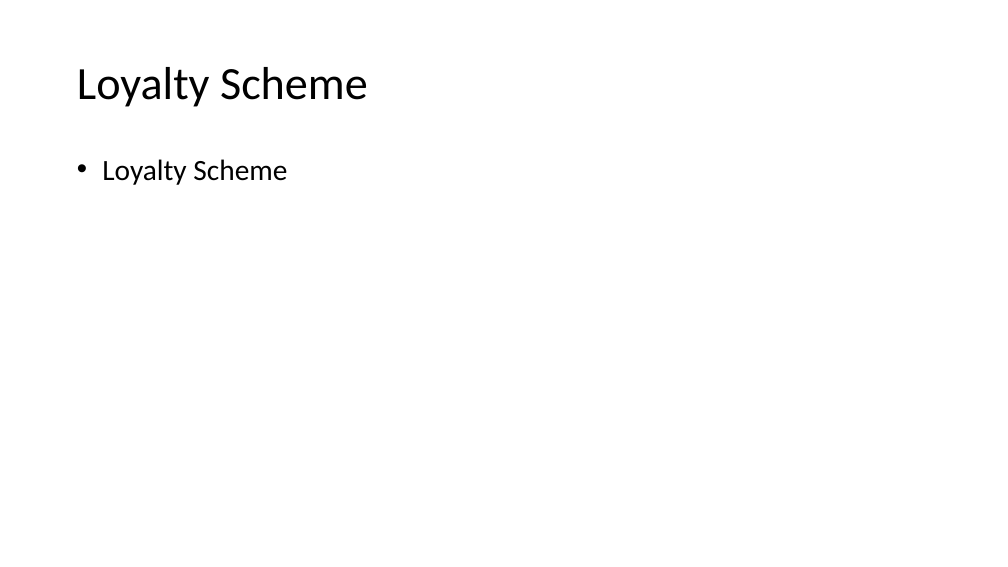
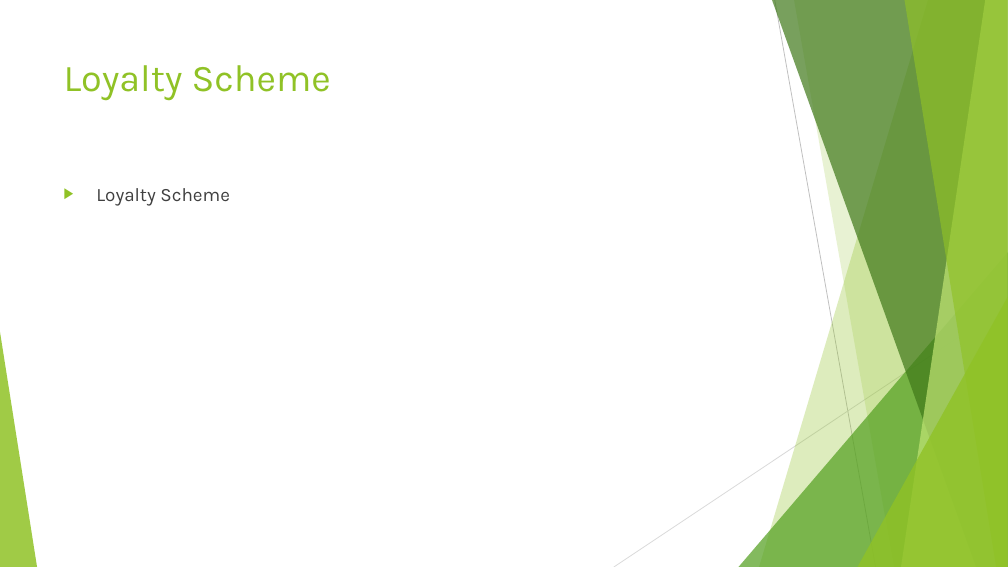
Before and after one commit to ASA786/supermarket_app, a slide deck: slide 4 of Team Project/Presentation.pptx. Drawn at 1008x567 pixels with LibreOffice and Linux fonts; fonts in the diff are those of the drawing. Boxes give left, top, right and bottom in pixels: in the first picture for what was removed or moved away, otherwise in the second. Text is boxed around its words. In the diff, an @@ line names an element or a change of style, - is before the commit and + after.

```diff
--- a/Team Project/Presentation.pptx
+++ b/Team Project/Presentation.pptx
@@ title "Loyalty Scheme": place and size @@
-title "Loyalty Scheme" at box(77, 67, 368, 107)
+title "Loyalty Scheme" at box(64, 65, 331, 101)
@@ title "Loyalty Scheme" at box(64, 65, 331, 101): size 44 to 36 pt, font Calibri to Karla, text colour #000000 to #90C226; line spacing 0.9 to 1; vertical alignment middle to top @@
@@ text "Loyalty Scheme": place and size @@
-text "Loyalty Scheme" at box(102, 159, 287, 185)
+text "Loyalty Scheme" at box(96, 188, 230, 206)
@@ text "Loyalty Scheme" at box(96, 188, 230, 206): size 28 to 18 pt, font Calibri to Karla, text colour #000000 to #404040; bullet • to ▶; line spacing 0.9 to 1 @@
@@ group added at box(0, 0, 1008, 567): 5 freeform shapes, 3 triangles, 2 lines @@
```
Also in this commit, not shown: 8 other slides changed, 2 slides added, 1 slide removed.
